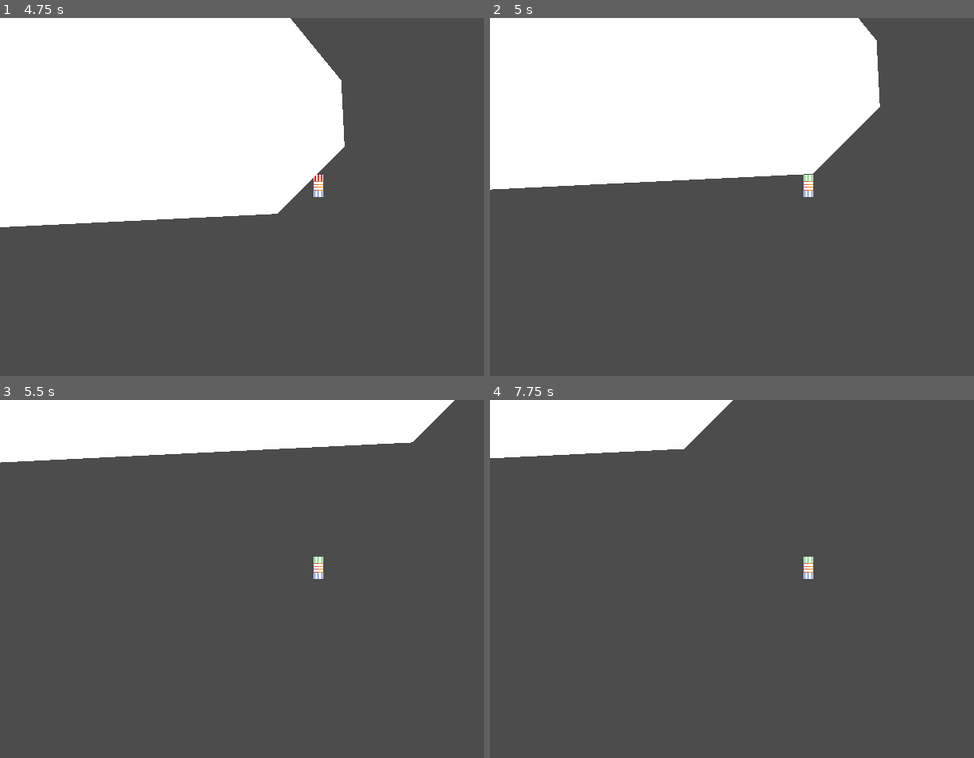
Above: before the commit, frames 1-4 (two rows, left to right).
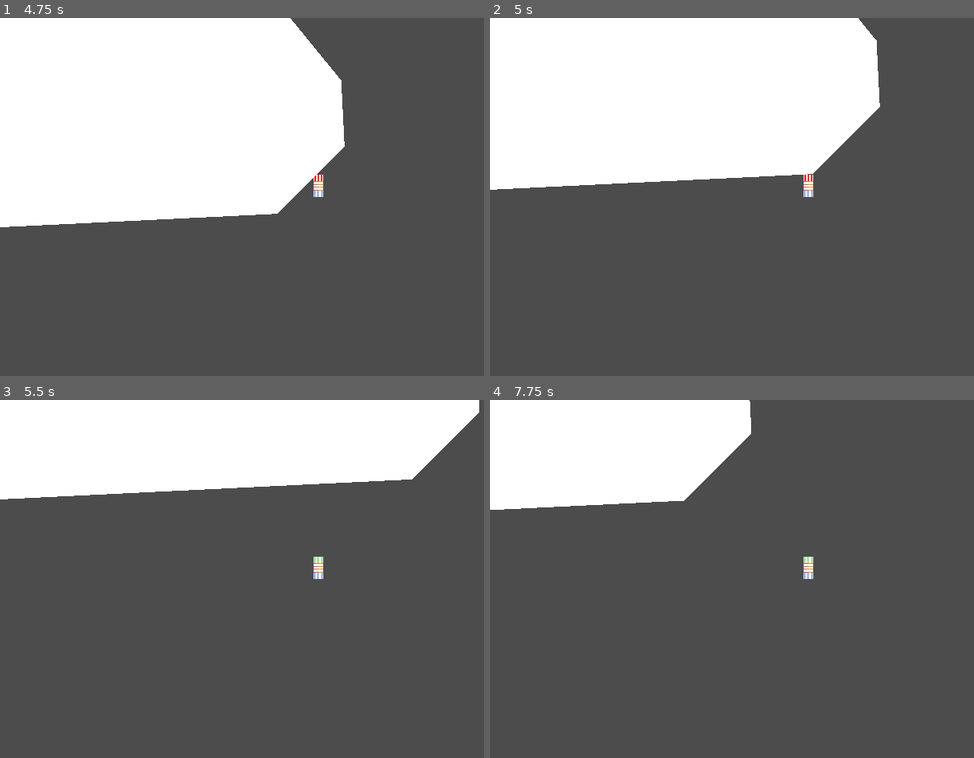
Above: after the commit, the same moments.

Repository: aloelucidity/127CharacterRewrite
Game: Godot game, scene res://Node2D.tscn
The game is run twice, just before and just after one commit, with the same random seed, the same clock (stepped at 60 frames per second) and the same inputs.
Inputs:
- Up to frame 1 (4.75 s): tap Enter (ui_accept) at 0.5, 0.77, 1.52, 3.02, 3.77, 4.52 s; hold Right (ui_right) 0.53-1.28 s; hold Left (ui_left) 1.28-2.03 s; hold Right (ui_right) 2.03-3.53 s; hold Left (ui_left) from 3.53 s (still down)
- Up to frame 2 (5 s): keep holding Left (ui_left)
- Up to frame 3 (5.5 s): keep holding Left (ui_left)
- Up to frame 4 (7.75 s): release Left (ui_left) at 5.78 s; hold Right (ui_right) from 5.78 s (still down); tap Enter (ui_accept) at 6.02, 6.5, 6.77, 7.25, 7.52 s

Frame 1 is identical in both runs. In frame 2, less than 0.1% of the frame differs, in the area x 0-80%, y 0-48%; in frame 3, 10%, in the area x 0-100%, y 0-28%; in frame 4, 7.7%.

Commit message:
add grace to other sides too

Diff:
--- a/character/components/collision.gd
+++ b/character/components/collision.gd
@@ -3,7 +3,7 @@
 
 
 const FLOOR_THRESHOLD: float = 0.7
-const GROUND_GRACE: float = 0.5
+const COLLISION_GRACE: float = 0.5
 # defined in pixels
 const MAX_STEP_DISTANCE: float = 5.0
 
@@ -76,15 +76,15 @@
 func update_step(delta: float, space_state: Physics2DDirectSpaceState) -> void:
 	## RAY CHECKS
 	# snapping further when going down on a slope
-	var slope_offset: float = GROUND_GRACE
+	var slope_offset: float = COLLISION_GRACE
 	if floor_info["is_colliding"] and character.velocity.x != 0:
 		slope_offset = abs(character.velocity.x) * delta * (1.0 - floor_info["edge_normal"].y)
-		slope_offset = max(GROUND_GRACE, slope_offset)
+		slope_offset = max(COLLISION_GRACE, slope_offset)
 
 	# you only want to collide if the face is pointing away
-	left_info = ray_array_check(delta, space_state, Vector2.RIGHT, left_rays)
-	right_info = ray_array_check(delta, space_state, Vector2.LEFT, right_rays)
-	ceiling_info = ray_array_check(delta, space_state, Vector2.DOWN, ceiling_rays)
+	left_info = ray_array_check(delta, space_state, Vector2.RIGHT, left_rays, Vector2(-COLLISION_GRACE, 0))
+	right_info = ray_array_check(delta, space_state, Vector2.LEFT, right_rays, Vector2(COLLISION_GRACE, 0))
+	ceiling_info = ray_array_check(delta, space_state, Vector2.DOWN, ceiling_rays, Vector2(0, -COLLISION_GRACE))
 	floor_info = ray_array_check(delta, space_state, Vector2.UP, floor_rays, Vector2(0, slope_offset))
 
 	## APPLY VELOCITY
